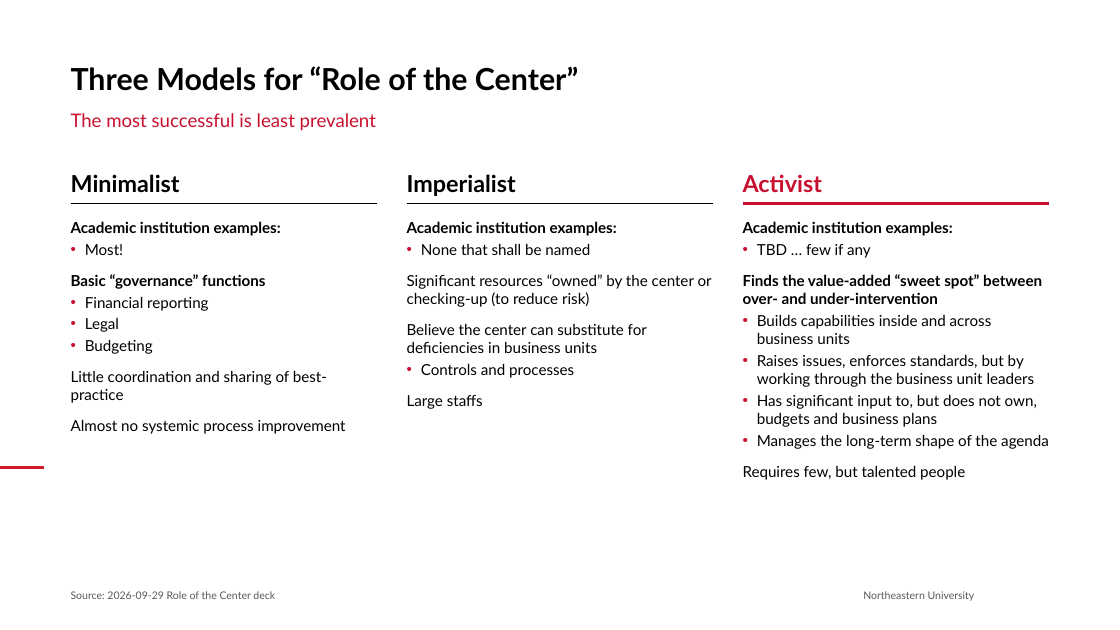
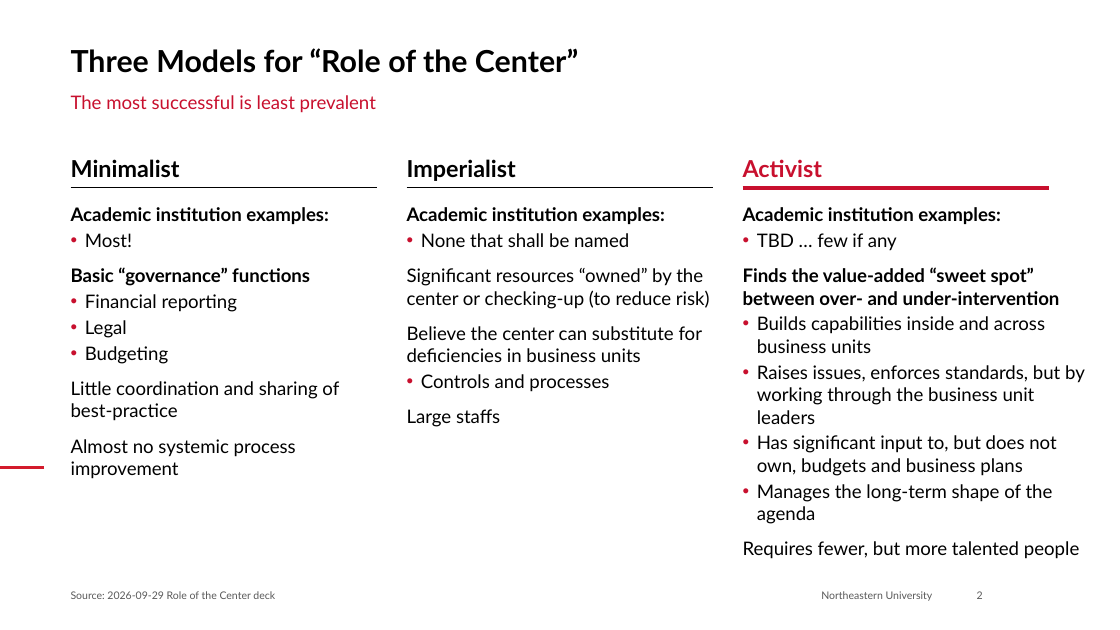
Before and after one commit to brettcsweet/Tonys-repo, a slide deck: slide 2 of 2026-09-29_Role_of_the_Center_Northeastern.pptx. Drawn at 1120x630 pixels with LibreOffice and Linux fonts; fonts in the diff are those of the drawing; background and template pictures are left out. Boxes give left, top, right and bottom in pixels: in the first picture for what was removed or moved away, otherwise in the second. Text is boxed around its words. In the diff, an @@ line names an element or a change of style, - is before the commit and + after.

```diff
--- a/2026-09-29_Role_of_the_Center_Northeastern.pptx
+++ b/2026-09-29_Role_of_the_Center_Northeastern.pptx
@@ text "Three Models for “Role of ...": place and size @@
-text "Three Models for “Role of ..." at bbox=[71, 66, 578, 91]
+text "Three Models for “Role of ..." at bbox=[71, 48, 578, 73]
@@ text "The most successful is least ...": place and size @@
-text "The most successful is least ..." at bbox=[71, 113, 376, 131]
+text "The most successful is least ..." at bbox=[71, 95, 376, 113]
@@ text "Academic institution examples:" at bbox=[71, 207, 339, 479]: size 13 to 16 pt @@
@@ text "Academic institution examples:" at bbox=[407, 207, 710, 427]: size 13 to 16 pt @@
@@ 5 texts, 3 lines: place and size @@
-5 texts, 3 lines at bbox=[71, 174, 1049, 434]
+5 texts, 3 lines at bbox=[71, 159, 1049, 479]
@@ text at bbox=[743, 207, 1085, 524]: size 13 to 16 pt @@
@@ text "Academic institution examples:": place and size @@
-text "Academic institution examples:" at bbox=[743, 221, 1049, 480]
+text "Academic institution examples:" at bbox=[743, 207, 1085, 559]
@@ text at bbox=[743, 541, 1079, 559]: text changed; size 13 to 16 pt @@
-Requires few, but talented people
+Requires fewer, but more talented people
@@ text "Northeastern University": place and size @@
-text "Northeastern University" at bbox=[863, 591, 975, 601]
+text "Northeastern University" at bbox=[821, 591, 933, 601]
@@ page number added at bbox=[977, 591, 983, 599], 9 pt, text #595959 @@
+2
```
Also in this commit, not shown: 8 other slides changed.
